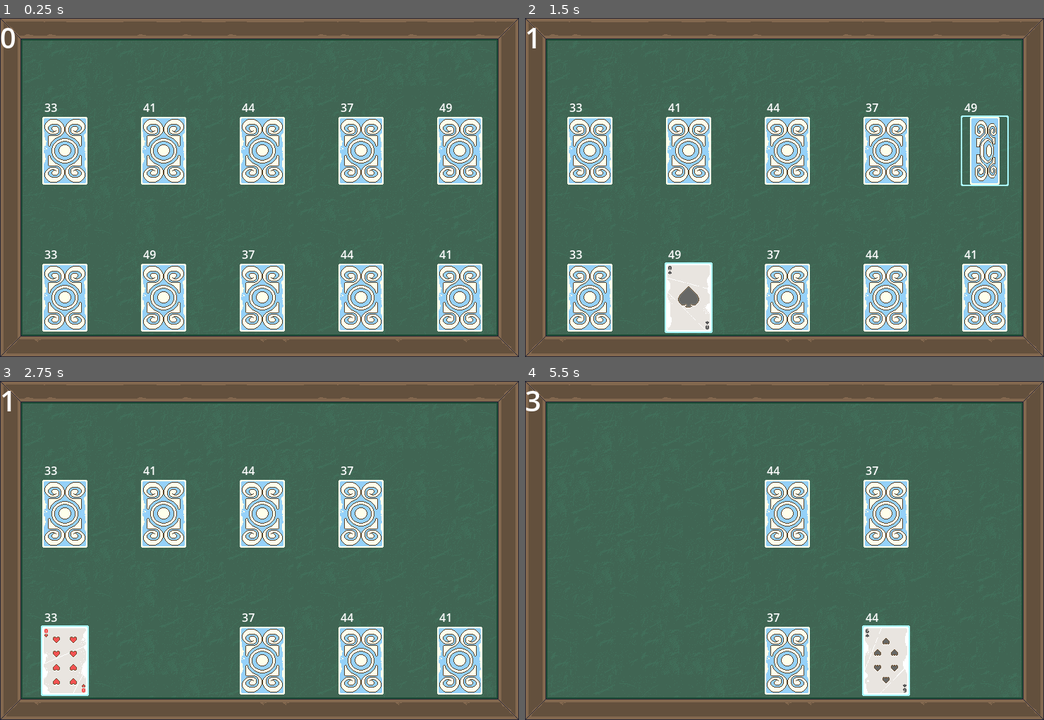
Above: before the commit, frames 1-4 (two rows, left to right).
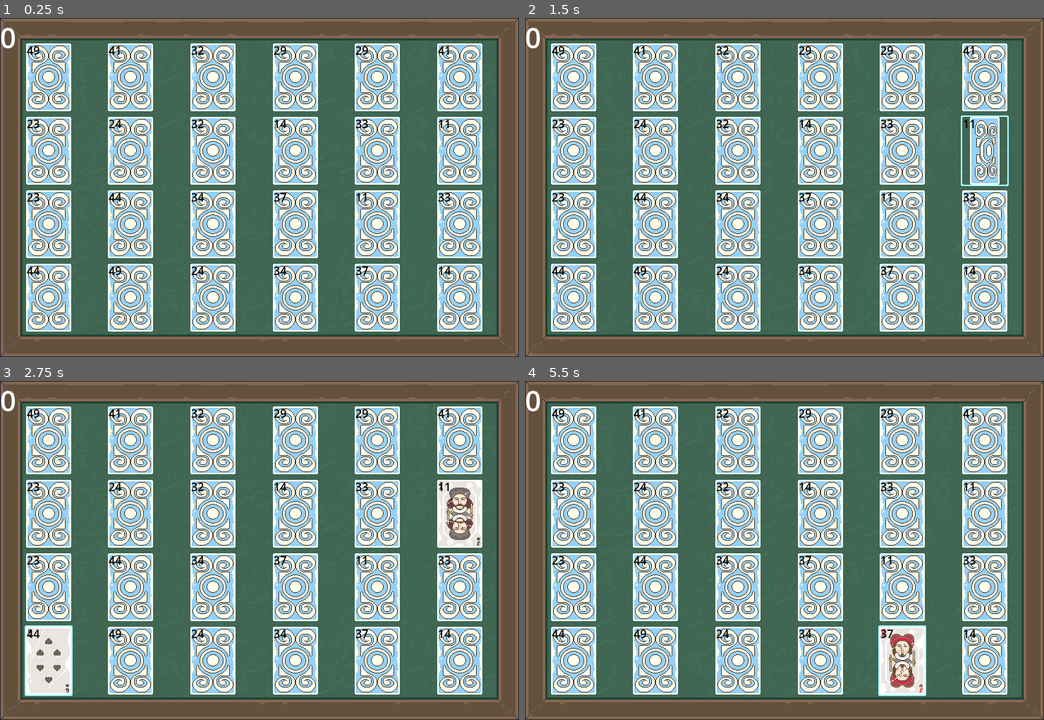
Above: after the commit, the same moments.

Repository: Kiingst/Matching-game
Game: Godot game, scene res://Main/main.tscn
Two runs of this game, one before a commit and one after it. Both use one fixed random seed, a clock stepped at 60 frames per second and the inputs below.
Inputs (mouse positions are in pixels of both pictures, inside the frame that each line leads up to):
- Up to frame 1 (0.25 s): no input
- Up to frame 2 (1.5 s): tap Enter at 0.5 s; move the mouse to (691, 295) at 0.52 s; press the mouse at (691, 295) at 0.53 s; tap Space at 1.25 s; move the mouse to (986, 150) at 1.27 s; release the mouse at (986, 150) at 1.28 s; click (986, 150) at 1.35 s
- Up to frame 3 (2.75 s): tap Enter at 2 s; move the mouse to (62, 658) at 2.02 s; press the mouse at (62, 658) at 2.03 s
- Up to frame 4 (5.5 s): tap Space at 2.75, 4.25 s; move the mouse to (587, 513) at 2.77 s; release the mouse at (587, 513) at 2.78 s; click (587, 513) at 2.85 s; tap Enter at 3.5 s; move the mouse to (691, 513) at 3.52 s; press the mouse at (691, 513) at 3.53 s; move the mouse to (986, 658) at 4.27 s; release the mouse at (986, 658) at 4.28 s; click (986, 658) at 4.35 s; move the mouse to (888, 658) at 5.02 s; press the mouse at (888, 658) at 5.03 s

The runs differ from the first frame. In frame 1, 43% of the frame differs, in the area x 5-93%, y 7-93%; in frame 2, 44%; in frame 3, 44%; in frame 4, 45%, in the area x 0-93%, y 2-93%.

Commit message:
stuff

Diff:
--- a/Main/card.tscn
+++ b/Main/card.tscn
@@ -103,6 +103,9 @@
 [sub_resource type="RectangleShape2D" id="RectangleShape2D_8bs18"]
 size = Vector2(64, 96)
 
+[sub_resource type="LabelSettings" id="LabelSettings_fphu2"]
+font_color = Color(0, 0, 0, 1)
+
 [node name="Card" type="Node2D"]
 script = ExtResource("1_mbdfi")
 
@@ -133,10 +136,12 @@
 texture = ExtResource("4_j2xbq")
 
 [node name="Label" type="Label" parent="."]
-offset_left = -29.0
-offset_top = -73.0
-offset_right = 11.0
-offset_bottom = -50.0
+offset_left = -31.0
+offset_top = -50.0
+offset_right = 9.0
+offset_bottom = -27.0
+text = "42"
+label_settings = SubResource("LabelSettings_fphu2")
 
 [connection signal="timeout" from="flip_timer" to="." method="_on_flip_timer_timeout"]
 [connection signal="input_event" from="card_area" to="." method="_on_card_area_input_event"]
--- a/Main/main.gd
+++ b/Main/main.gd
@@ -16,8 +16,6 @@
 var maxy = 416
 
 var card1
-
-
 var points = 0
 
 # Called when the node enters the scene tree for the first time.
@@ -34,6 +32,8 @@
 # Called every frame. 'delta' is the elapsed time since the previous frame.
 func _process(delta):
 	$Control/Label.text = str(points)
+	if points == num_cards / 2:
+		print("you win")
 
 
 func generate_unique_random_numbers(amount):
@@ -103,6 +103,7 @@
 			get_tree().call_group("cards", "not_clickable")
 			await get_tree().create_timer(0.75).timeout
 			$Music/Match_found.play()
+			$Music/Match_found.pitch_scale += 0.05
 			card1.queue_free()
 			card.queue_free()
 			get_tree().call_group("cards", "is_clickable")
--- a/Main/main.tscn
+++ b/Main/main.tscn
@@ -55,8 +55,8 @@
 
 [node name="Main" type="Node2D"]
 script = ExtResource("1_h3yox")
-sizex = 5
-sizey = 2
+sizex = 6
+sizey = 4
 card = ExtResource("3_4btpo")
 
 [node name="TileMap" type="TileMap" parent="."]
--- a/Main/music.tscn
+++ b/Main/music.tscn
@@ -1,7 +1,7 @@
 [gd_scene load_steps=3 format=3 uid="uid://bqucfcbqg0fay"]
 
 [ext_resource type="AudioStream" uid="uid://47vy1wiu54r2" path="res://Chill Jazz Music Pack Easy Loop .WAV/Chill Out, Man.wav" id="1_qfkxh"]
-[ext_resource type="AudioStream" uid="uid://dor2qxthtcqq5" path="res://Chill Jazz Music Pack Easy Loop .WAV/Jingle - Mixed Success.wav" id="2_fmpi3"]
+[ext_resource type="AudioStream" uid="uid://do4fff4teurfo" path="res://Chill Jazz Music Pack Easy Loop .WAV/Jingle - Failure 1.wav" id="2_nj5q6"]
 
 [node name="Music" type="Node"]
 
@@ -10,5 +10,17 @@
 volume_db = -20.0
 
 [node name="Match_found" type="AudioStreamPlayer" parent="."]
-stream = ExtResource("2_fmpi3")
+stream = ExtResource("2_nj5q6")
 volume_db = -20.0
+
+[node name="Good_job" type="AudioStreamPlayer" parent="."]
+stream = ExtResource("2_nj5q6")
+volume_db = -20.0
+
+[node name="excellent" type="AudioStreamPlayer" parent="."]
+stream = ExtResource("2_nj5q6")
+volume_db = -20.0
+
+[node name="Great" type="AudioStreamPlayer" parent="."]
+stream = ExtResource("2_nj5q6")
+volume_db = -20.0
Not shown: 1 places in Main/card.tscn that only renumber resources
